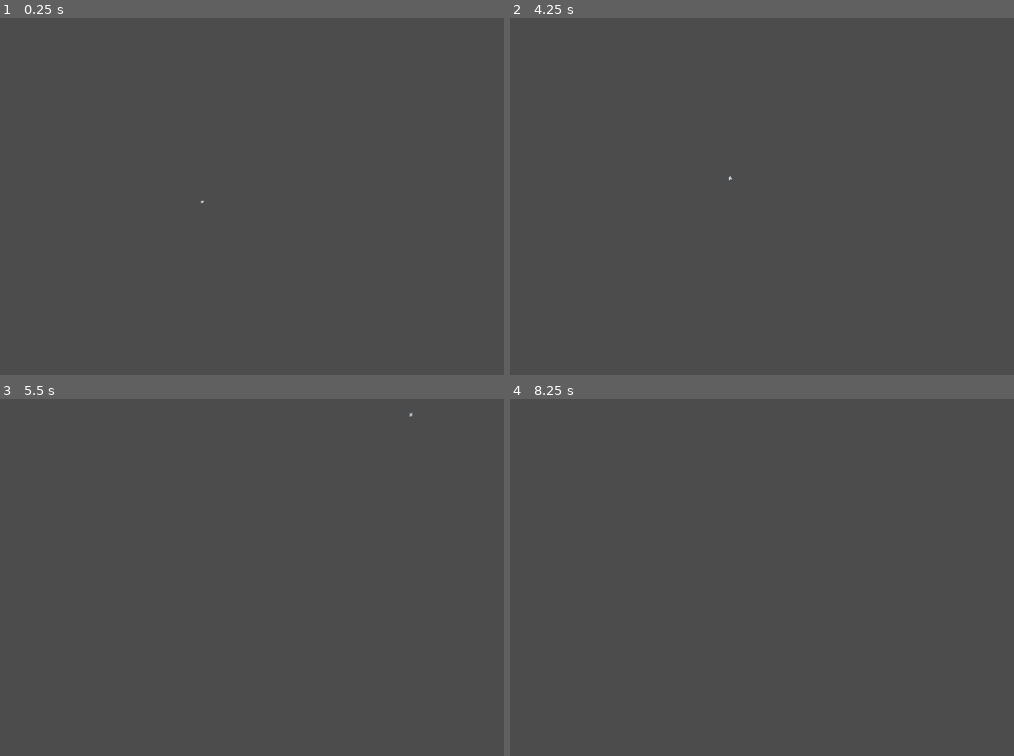
Above: before the commit, frames 1-4 (two rows, left to right).
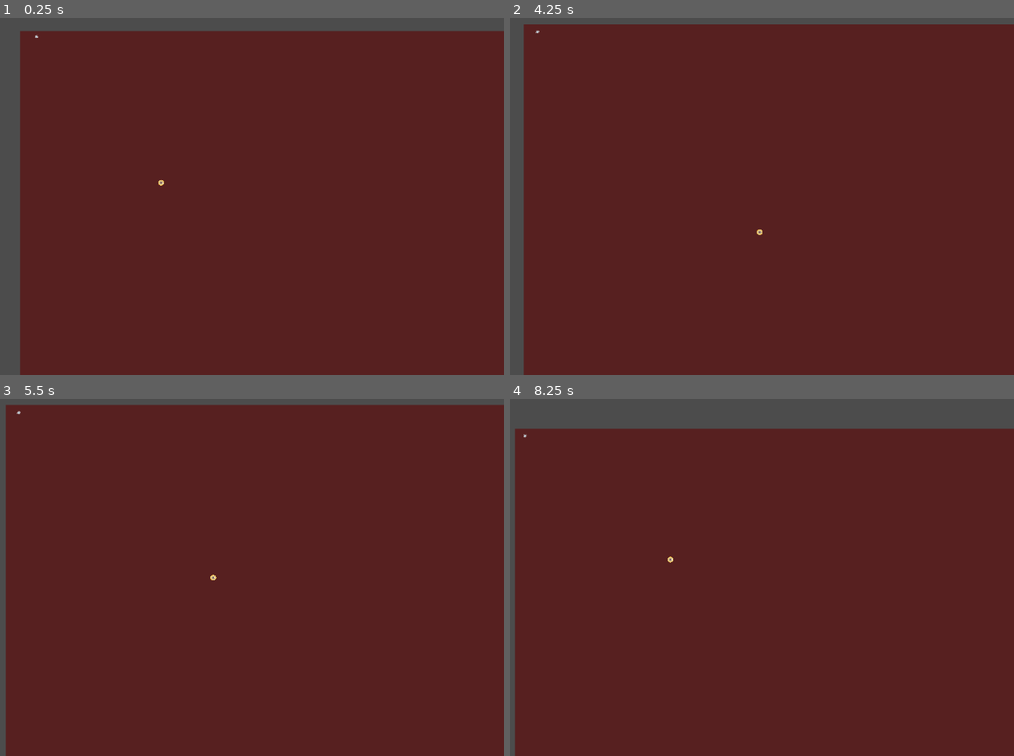
Above: after the commit, the same moments.

Repository: Psykopear/Momentum
Game: Godot game, scene res://Main.tscn
Two runs of this game, one before a commit and one after it. Both use one fixed random seed, a clock stepped at 60 frames per second and the inputs below.
Inputs (mouse positions are in pixels of both pictures, inside the frame that each line leads up to):
- Up to frame 1 (0.25 s): no input
- Up to frame 2 (4.25 s): tap Enter at 0.5 s; move the mouse to (837, 178) at 0.52 s; hold Space (drop_hammer) 0.53-1.28 s; move the mouse to (570, 214) at 1.27 s; tap Mouse wheel up (zoom_in) at 1.35 s; move the mouse to (762, 117) at 2.02 s; hold Mouse wheel down (zoom_out) 2.03-2.78 s; move the mouse to (666, 267) at 2.77 s; tap Space (drop_hammer) at 2.85 s; move the mouse to (888, 250) at 3.52 s; hold Mouse wheel up (zoom_in) from 3.53 s (still down)
- Up to frame 3 (5.5 s): move the mouse to (outside the picture) at 4.27 s; release Mouse wheel up (zoom_in) at 4.28 s; tap Mouse wheel down (zoom_out) at 4.35 s; tap Enter at 5 s; move the mouse to (216, 577) at 5.02 s; hold Space (drop_hammer) from 5.03 s (still down)
- Up to frame 4 (8.25 s): move the mouse to (600, 488) at 5.77 s; release Space (drop_hammer) at 5.78 s; tap Mouse wheel up (zoom_in) at 5.85 s; move the mouse to (837, 559) at 6.52 s; hold Mouse wheel down (zoom_out) 6.53-7.28 s; tap Space (drop_hammer) at 7.25, 7.35 s; move the mouse to (570, 595) at 7.27 s; move the mouse to (762, 498) at 8.02 s; hold Mouse wheel up (zoom_in) from 8.03 s (still down)

The runs differ from the first frame. In frame 1, 92% of the frame differs, in the area x 3-100%, y 3-100%; in frame 2, 96%; in frame 3, 97%, in the area x 1-100%, y 1-100%; in frame 4, 91%.

Commit message:
Character fixes and added backgroun

Diff:
--- a/game/Character.tscn
+++ b/game/Character.tscn
@@ -2,30 +2,21 @@
 
 [ext_resource path="res://scripts/Character.gd" type="Script" id=1]
 [ext_resource path="res://scripts/CharacterBody.gd" type="Script" id=2]
+[ext_resource path="res://char00.png" type="Texture" id=3]
+[ext_resource path="res://char00eye.png" type="Texture" id=4]
 
-[sub_resource type="RectangleShape2D" id=1]
+[sub_resource type="CircleShape2D" id=1]
 
 custom_solver_bias = 0.0
-extents = Vector2( 256, 256 )
+radius = 177.5
 
-[sub_resource type="Gradient" id=2]
-
-offsets = PoolRealArray( 0, 1 )
-colors = PoolColorArray( 0, 0, 0, 1, 1, 1, 1, 1 )
-
-[sub_resource type="GradientTexture" id=3]
-
-flags = 4
-gradient = SubResource( 2 )
-width = 256
-
-[sub_resource type="RectangleShape2D" id=4]
+[sub_resource type="RectangleShape2D" id=2]
 
 custom_solver_bias = 0.0
 extents = Vector2( 128, 1024 )
 _sections_unfolded = [ "Resource" ]
 
-[node name="Player" type="Node2D" index="0"]
+[node name="Player" type="Node2D"]
 
 script = ExtResource( 1 )
 MOUSE = true
@@ -60,10 +51,10 @@
 
 shape = SubResource( 1 )
 
-[node name="Sprite" type="Sprite" parent="Body" index="1"]
+[node name="Body" type="Sprite" parent="Body" index="1"]
 
-scale = Vector2( 1e-05, 1e-05 )
-texture = SubResource( 3 )
+scale = Vector2( 2, 2 )
+texture = ExtResource( 3 )
 _sections_unfolded = [ "Transform" ]
 
 [node name="Camera2D" type="Camera2D" parent="Body" index="2"]
@@ -91,6 +82,13 @@
 editor_draw_limits = false
 editor_draw_drag_margin = false
 
+[node name="Eye" type="Sprite" parent="Body" index="3"]
+
+position = Vector2( 100, 0 )
+scale = Vector2( 2, 2 )
+texture = ExtResource( 4 )
+_sections_unfolded = [ "Transform" ]
+
 [node name="Hammer" type="RigidBody2D" parent="." index="1"]
 
 position = Vector2( 0, 2000 )
--- a/game/Main.tscn
+++ b/game/Main.tscn
@@ -3,16 +3,32 @@
 [ext_resource path="res://Character.tscn" type="PackedScene" id=1]
 [ext_resource path="res://Ameba.tscn" type="PackedScene" id=2]
 
-[node name="Main" type="Node2D"]
+[node name="Main" type="Node2D" index="0"]
 
 _sections_unfolded = [ "Transform" ]
 
-[node name="Player" parent="." index="0" instance=ExtResource( 1 )]
+[node name="ColorRect" type="ColorRect" parent="." index="0"]
 
+anchor_left = 0.0
+anchor_top = 0.0
+anchor_right = 0.0
+anchor_bottom = 0.0
+margin_right = 120989.0
+margin_bottom = 52558.0
+rect_pivot_offset = Vector2( 0, 0 )
+mouse_filter = 0
+mouse_default_cursor_shape = 0
+size_flags_horizontal = 1
+size_flags_vertical = 1
+color = Color( 0.34375, 0.128906, 0.128906, 1 )
+_sections_unfolded = [ "Margin" ]
+
+[node name="Player" parent="." index="1" instance=ExtResource( 1 )]
+
+position = Vector2( 10000, 10000 )
 _sections_unfolded = [ "Transform" ]
 
-[node name="Ameba" parent="." index="1" instance=ExtResource( 2 )]
+[node name="Ameba" parent="." index="2" instance=ExtResource( 2 )]
 
 position = Vector2( 974.84, 329.742 )
 _sections_unfolded = [ "Transform" ]
-SPEED = 10
Not shown: 1 places in game/Character.tscn that only renumber resources
Not shown, added: game/char00.png.import
Not shown, added: game/char00eye.png.import
